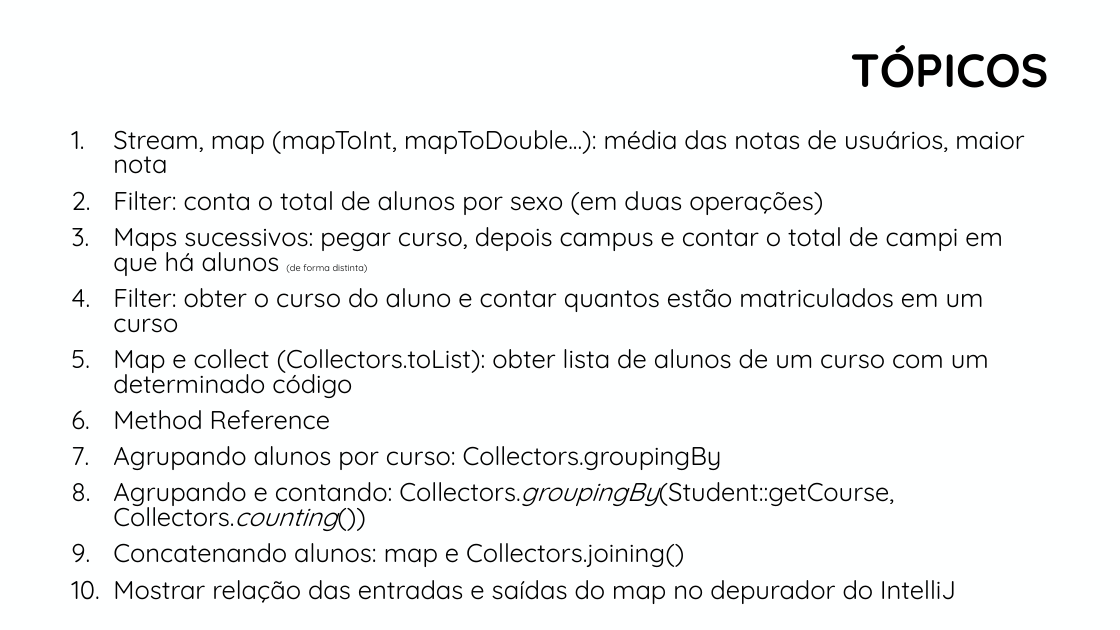
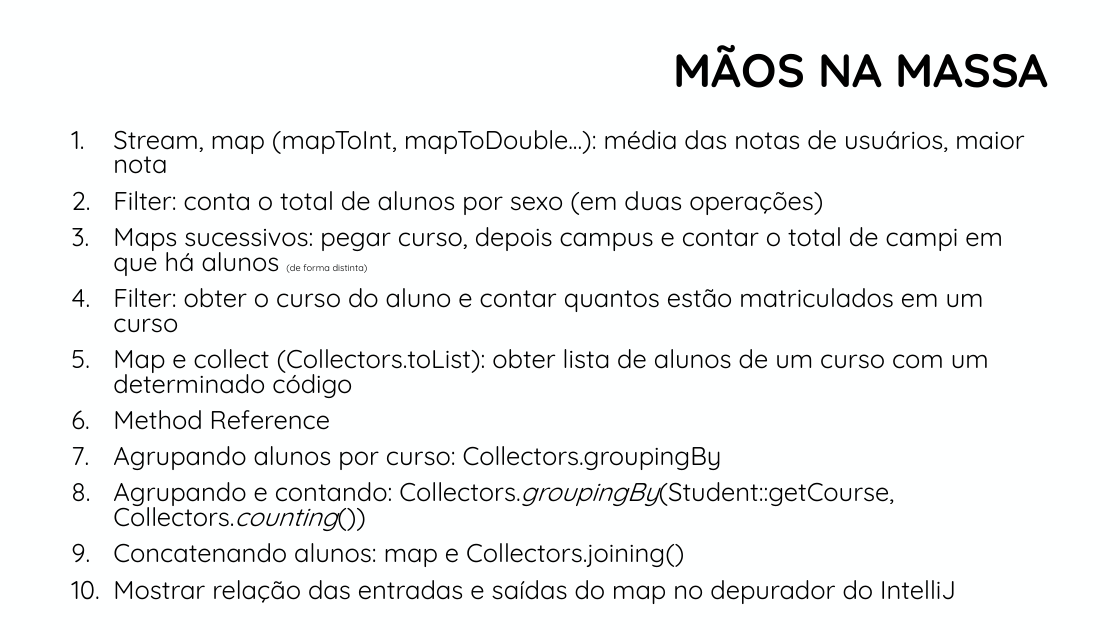
Before and after one commit to manoelcampos/curso-programacao-funcional-java, a slide deck: slide 17 of programacao-funcional-java8.pptx. Drawn at 1120x630 pixels with LibreOffice and Linux fonts; fonts in the diff are those of the drawing; background and template pictures are left out. Boxes give left, top, right and bottom in pixels: in the first picture for what was removed or moved away, otherwise in the second. Text is boxed around its words. In the diff, an @@ line names an element or a change of style, - is before the commit and + after.

Commit message:
Atualiza slides programação funcional Java

```diff
--- a/programacao-funcional-java8.pptx
+++ b/programacao-funcional-java8.pptx
@@ title at bbox=[674, 45, 1048, 88]: text changed @@
-TÓPICOS
+MÃOS NA MASSA
```
